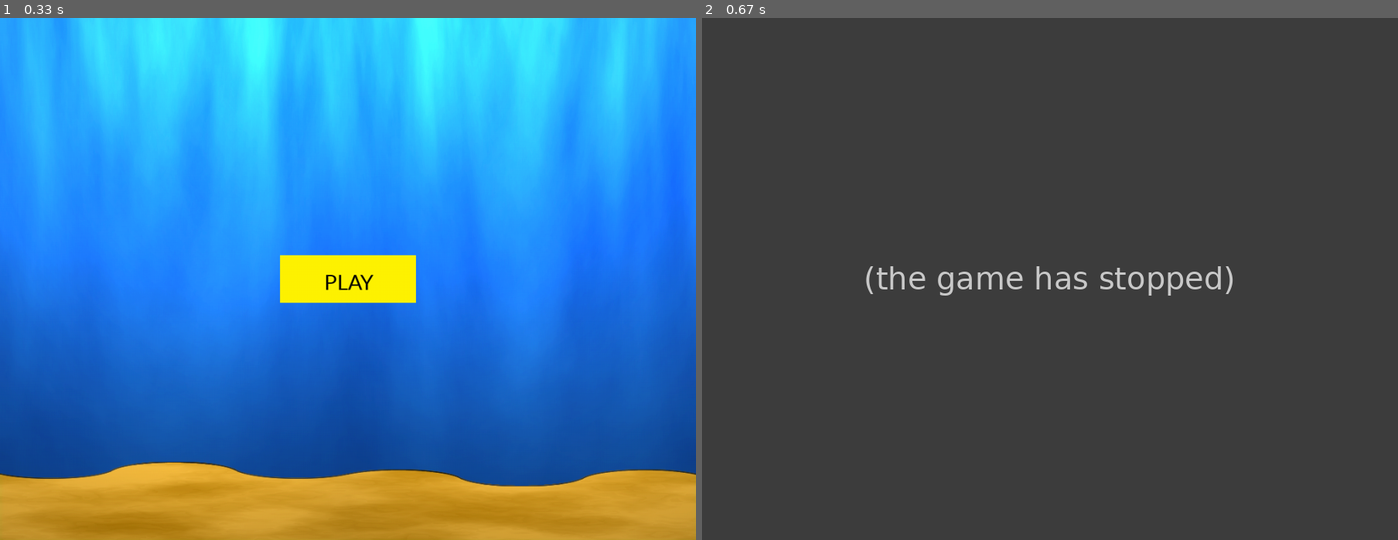
Above: before the commit, frames 1-2 (left to right).
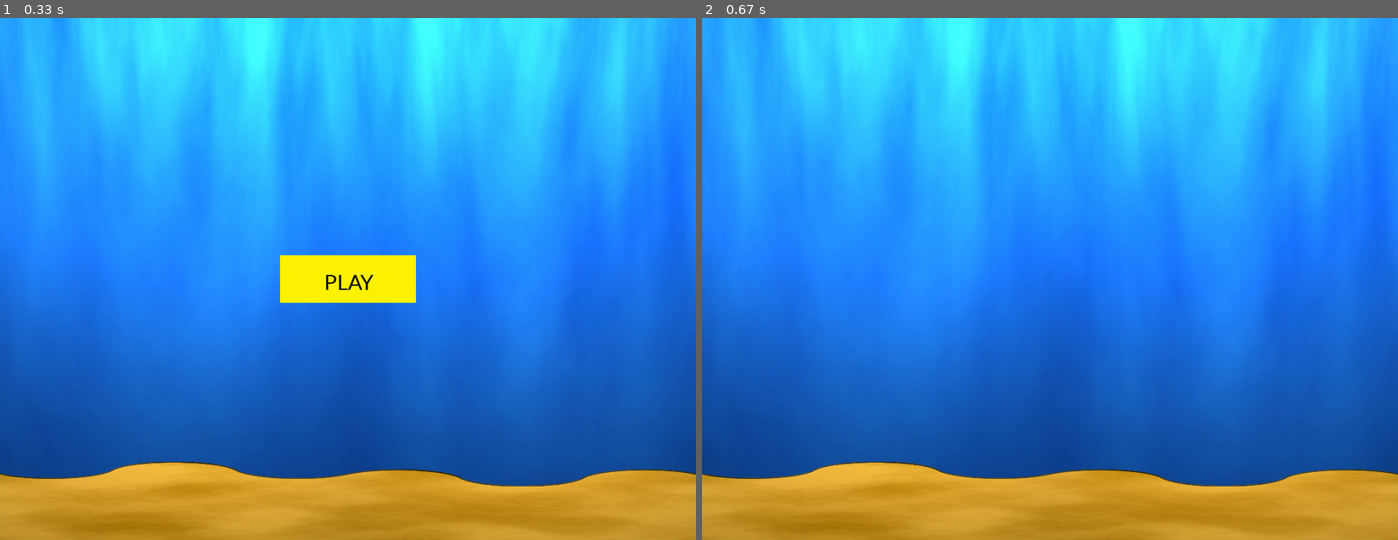
Above: after the commit, the same moments.

Repository: okandiah/Project
Game: pygame game, started from FlappyFish.py
Same seed, same stepped clock (60 frames per second), same inputs: the game is played once before the commit and once after it.
Inputs (mouse positions are in pixels of both pictures, inside the frame that each line leads up to):
- Up to frame 1 (0.33 s): no input
- Up to frame 2 (0.67 s): click (1050, 279) at 0.38 s

Frame 1 is identical in both runs. In frame 2, 100% of the frame differs, in the area x 0-100%, y 0-100%.
Before the commit the program exited at 0.38 s; later frames show no game.

Commit message:
moving screen + quit game

Diff:
--- a/FlappyFish.py
+++ b/FlappyFish.py
@@ -2,20 +2,24 @@
 from pygame.locals import *
 import random
 import sys
+pygame.init()
+
+timer=pygame.time.Clock()
+fps=60
+    # screen size
+size = (1024, 768)
+width = 1024
+height = 768
+
+background = pygame.image.load('gamebackground.png')
+    #Main Screen
+    # opens up a window
+screen = pygame.display.set_mode(size)
+screen.blit(background, (0,0))
 
 def main_screen():
-# initializing the constructor
-    pygame.init()
-
-    # screen size
-    size = (1024, 768)
-    width = 1024
-    height = 768
-
-    background = pygame.image.load('gamebackground.png')
     #Main Screen
     # opens up a window
-    screen = pygame.display.set_mode(size)
     screen.blit(background, (0,0))
 
 # white color
@@ -52,7 +56,25 @@
                 button_height = 70
                 button_x = (width - button_width) // 2
                 button_y = (height - button_height) // 2
+                #play game
                 if button_x <= mouse[0] <= button_x + button_width and button_y <= mouse[1] <= button_y + button_height:
+                    run = True
+                    background2=pygame.image.load('gamebackground.png')
+                    background_scroll=0
+                    scroll_speed=4
+                    while run:
+                        timer.tick(fps)
+                        screen.blit(background,(0,0))
+                        screen.blit(background2,(background_scroll,768))
+                        background_scroll -= scroll_speed
+                        if abs(background_scroll)>35:
+                            background_scroll=0
+                    #for loop allows user to quit game
+                        for event in pygame.event.get():
+                            if type(event)== pygame.QUIT:
+                                run=False
+                    pygame.display.update
+                else:
                     sys.exit()
 
         # fills the screen with a color
@@ -80,7 +102,10 @@
 
         # updates the frames of the game
         pygame.display.update()
+
+
 main_screen()
+#moving_game_screen()
 
 #Main/ Starting Screen code
     #Button to show rules, button to start game
